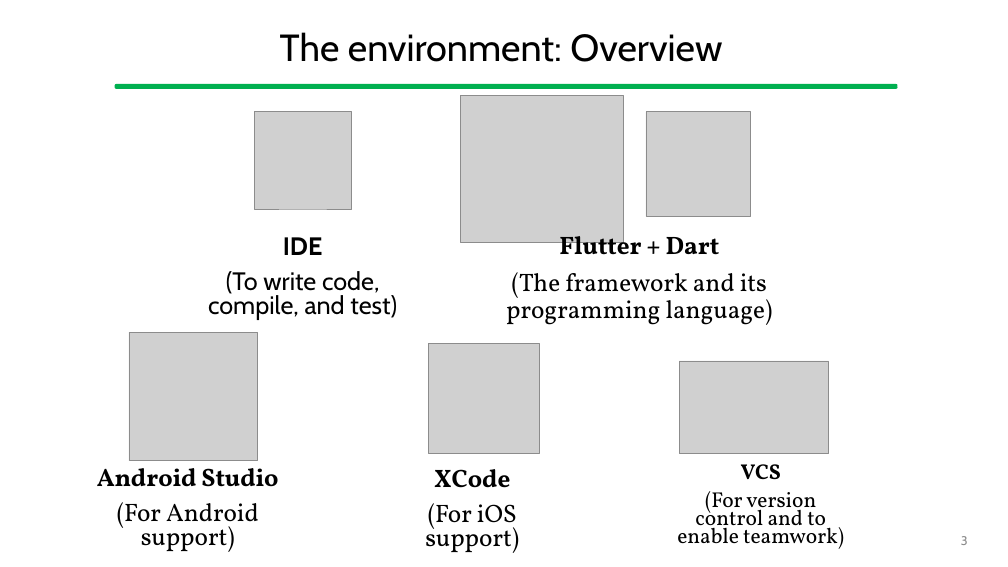
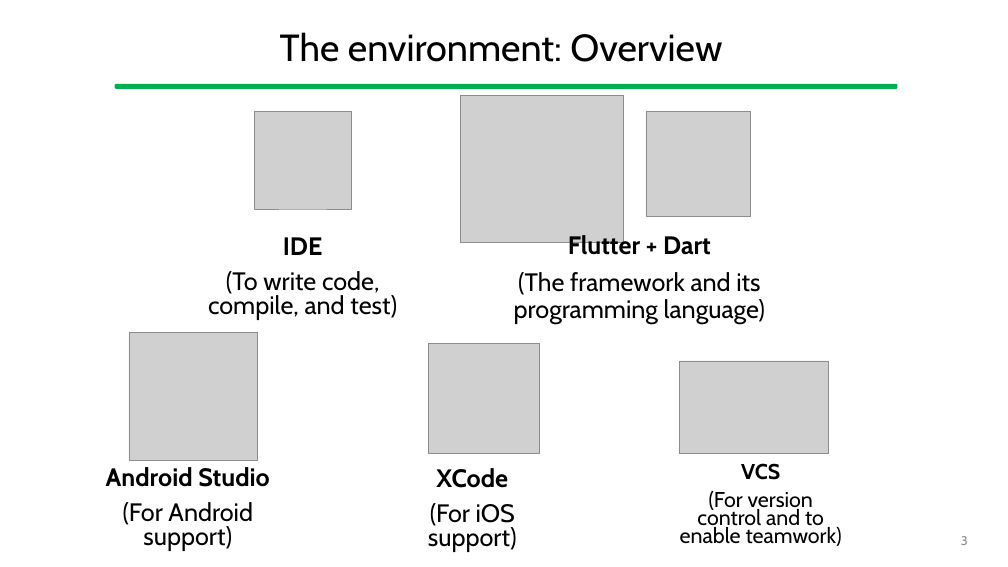
Before and after one commit to gcappon/bwthw, a slide deck: slide 3 of guides/setup_development_environment.pptx. Drawn at 1008x567 pixels with LibreOffice and Linux fonts; fonts in the diff are those of the drawing; grey boxes stand for pictures. Boxes give left, top, right and bottom in pixels: in the first picture for what was removed or moved away, otherwise in the second. Text is boxed around its words. In the diff, an @@ line names an element or a change of style, - is before the commit and + after.

```diff
--- a/guides/setup_development_environment.pptx
+++ b/guides/setup_development_environment.pptx
@@ font Vollkorn to Cabin in 4 elements at (x1=514, y1=233, x2=765, y2=325), (x1=106, y1=467, x2=269, y2=551), (x1=428, y1=468, x2=517, y2=552), (x1=680, y1=463, x2=842, y2=546) @@
```
Also in this commit, not shown: 5 other slides changed, 1 slide added, 1 other file.
